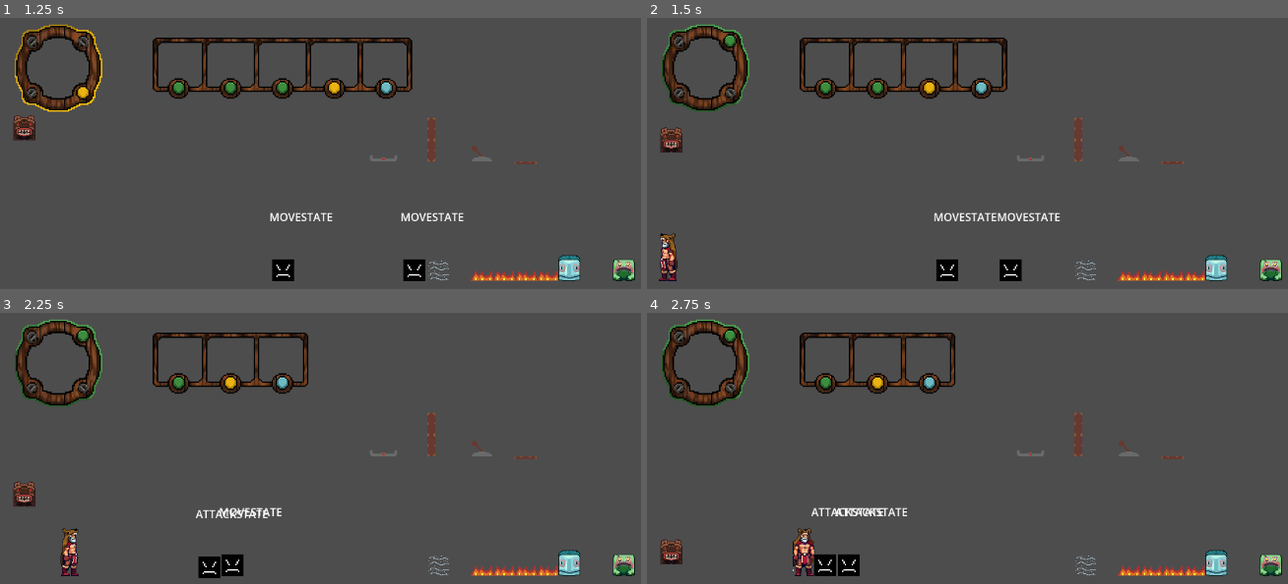
Above: before the commit, frames 1-4 (two rows, left to right).
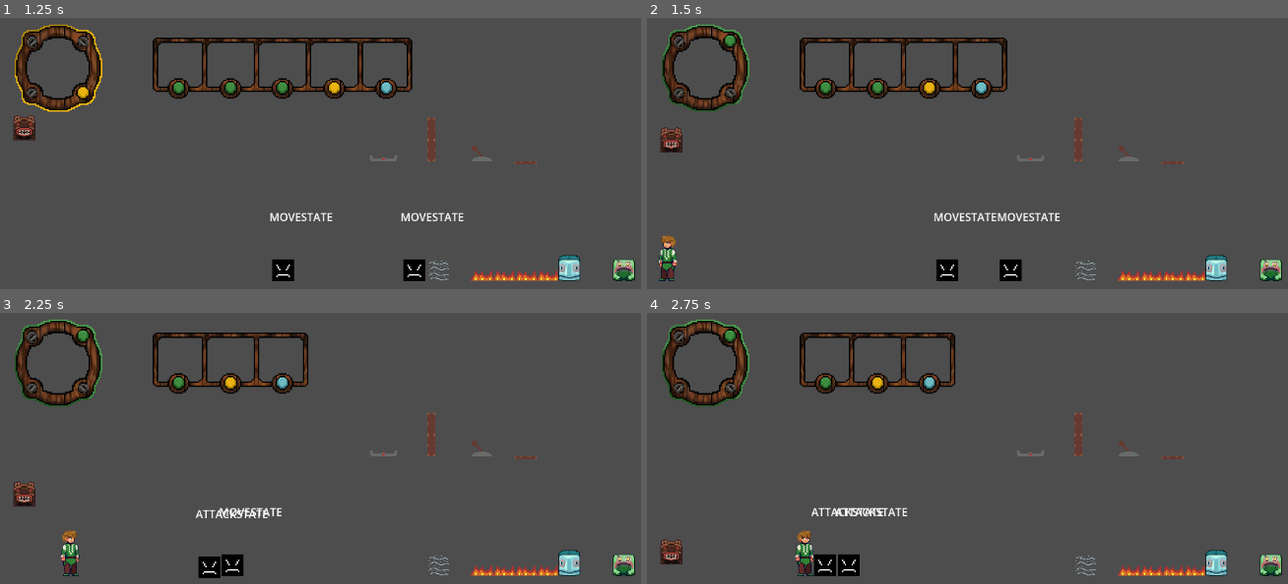
Above: after the commit, the same moments.

Repository: ButterM-40/BlitzWaveStudioGameJam70
Game: Godot game, scene res://Scenes/Tests/TestingCode.tscn
Same seed, same stepped clock (60 frames per second), same inputs: the game is played once before the commit and once after it. The engine's default icon, where the game draws it, is replaced by a stand-in: a white triangle on a blue panel in a dark square.
Inputs:
- Up to frame 1 (1.25 s): hold A (Right) from 0.53 s (still down); tap Space (Switch) at 0.6 s; tap W (Jump) at 0.77 s
- Up to frame 2 (1.5 s): keep holding A (Right); tap Space (Switch) at 1.35 s
- Up to frame 3 (2.25 s): tap W (Jump) at 1.52 s; release A (Right) at 2.03 s; hold D (Left) from 2.03 s (still down); tap Space (Switch) at 2.1 s
- Up to frame 4 (2.75 s): keep holding D (Left)

Frame 1 is identical in both runs. In frame 2, 0.4% of the frame differs, in the area x 1-5%, y 79-98%; in frame 3, 0.4%; in frame 4, 0.5%, in the area x 22-27%, y 79-98%.

Commit message:
Added Character animations and Freezed the owl

Diff:
--- /dev/null
+++ b/Art/frog_animation.tres
@@ -0,0 +1,70 @@
+[gd_resource type="SpriteFrames" load_steps=9 format=3 uid="uid://dshn8qb23el1p"]
+
+[ext_resource type="Texture2D" uid="uid://c7n120os23yu0" path="res://Art/Frog_Boi_A2.png" id="1_14sg7"]
+
+[sub_resource type="AtlasTexture" id="AtlasTexture_m6eb3"]
+atlas = ExtResource("1_14sg7")
+region = Rect2(0, 0, 96, 96)
+
+[sub_resource type="AtlasTexture" id="AtlasTexture_16fwv"]
+atlas = ExtResource("1_14sg7")
+region = Rect2(0, 0, 96, 96)
+
+[sub_resource type="AtlasTexture" id="AtlasTexture_lwtsr"]
+atlas = ExtResource("1_14sg7")
+region = Rect2(96, 0, 96, 96)
+
+[sub_resource type="AtlasTexture" id="AtlasTexture_r5v83"]
+atlas = ExtResource("1_14sg7")
+region = Rect2(192, 0, 96, 96)
+
+[sub_resource type="AtlasTexture" id="AtlasTexture_2he4h"]
+atlas = ExtResource("1_14sg7")
+region = Rect2(288, 0, 96, 96)
+
+[sub_resource type="AtlasTexture" id="AtlasTexture_5lmsk"]
+atlas = ExtResource("1_14sg7")
+region = Rect2(384, 0, 96, 96)
+
+[sub_resource type="AtlasTexture" id="AtlasTexture_6hf1f"]
+atlas = ExtResource("1_14sg7")
+region = Rect2(480, 0, 96, 96)
+
+[resource]
+animations = [{
+"frames": [{
+"duration": 1.0,
+"texture": SubResource("AtlasTexture_m6eb3")
+}],
+"loop": true,
+"name": &"idle",
+"speed": 5.0
+}, {
+"frames": [{
+"duration": 1.0,
+"texture": SubResource("AtlasTexture_16fwv")
+}],
+"loop": true,
+"name": &"jump",
+"speed": 5.0
+}, {
+"frames": [{
+"duration": 1.0,
+"texture": SubResource("AtlasTexture_lwtsr")
+}, {
+"duration": 1.0,
+"texture": SubResource("AtlasTexture_r5v83")
+}, {
+"duration": 1.0,
+"texture": SubResource("AtlasTexture_2he4h")
+}, {
+"duration": 1.0,
+"texture": SubResource("AtlasTexture_5lmsk")
+}, {
+"duration": 1.0,
+"texture": SubResource("AtlasTexture_6hf1f")
+}],
+"loop": true,
+"name": &"walk",
+"speed": 5.0
+}]
--- /dev/null
+++ b/Art/turtle_animation.tres
@@ -0,0 +1,84 @@
+[gd_resource type="SpriteFrames" load_steps=11 format=3 uid="uid://be55fdyu4jamo"]
+
+[ext_resource type="Texture2D" uid="uid://c3nqnt3f8ittl" path="res://Art/Turtle_Boi_AB2.png" id="1_a24ov"]
+
+[sub_resource type="AtlasTexture" id="AtlasTexture_qsrsm"]
+atlas = ExtResource("1_a24ov")
+region = Rect2(0, 0, 96, 96)
+
+[sub_resource type="AtlasTexture" id="AtlasTexture_j1e4d"]
+atlas = ExtResource("1_a24ov")
+region = Rect2(96, 0, 96, 96)
+
+[sub_resource type="AtlasTexture" id="AtlasTexture_2yjuv"]
+atlas = ExtResource("1_a24ov")
+region = Rect2(192, 0, 96, 96)
+
+[sub_resource type="AtlasTexture" id="AtlasTexture_h16py"]
+atlas = ExtResource("1_a24ov")
+region = Rect2(288, 0, 96, 96)
+
+[sub_resource type="AtlasTexture" id="AtlasTexture_53yu6"]
+atlas = ExtResource("1_a24ov")
+region = Rect2(0, 0, 96, 96)
+
+[sub_resource type="AtlasTexture" id="AtlasTexture_whvmx"]
+atlas = ExtResource("1_a24ov")
+region = Rect2(384, 0, 96, 96)
+
+[sub_resource type="AtlasTexture" id="AtlasTexture_ey7il"]
+atlas = ExtResource("1_a24ov")
+region = Rect2(480, 0, 96, 96)
+
+[sub_resource type="AtlasTexture" id="AtlasTexture_ifd0k"]
+atlas = ExtResource("1_a24ov")
+region = Rect2(576, 0, 96, 96)
+
+[sub_resource type="AtlasTexture" id="AtlasTexture_kemtp"]
+atlas = ExtResource("1_a24ov")
+region = Rect2(672, 0, 96, 96)
+
+[resource]
+animations = [{
+"frames": [{
+"duration": 1.0,
+"texture": SubResource("AtlasTexture_qsrsm")
+}, {
+"duration": 1.0,
+"texture": SubResource("AtlasTexture_j1e4d")
+}, {
+"duration": 1.0,
+"texture": SubResource("AtlasTexture_2yjuv")
+}, {
+"duration": 1.0,
+"texture": SubResource("AtlasTexture_h16py")
+}],
+"loop": true,
+"name": &"idle",
+"speed": 5.0
+}, {
+"frames": [{
+"duration": 1.0,
+"texture": SubResource("AtlasTexture_53yu6")
+}],
+"loop": true,
+"name": &"jump",
+"speed": 5.0
+}, {
+"frames": [{
+"duration": 1.0,
+"texture": SubResource("AtlasTexture_whvmx")
+}, {
+"duration": 1.0,
+"texture": SubResource("AtlasTexture_ey7il")
+}, {
+"duration": 1.0,
+"texture": SubResource("AtlasTexture_ifd0k")
+}, {
+"duration": 1.0,
+"texture": SubResource("AtlasTexture_kemtp")
+}],
+"loop": true,
+"name": &"walk",
+"speed": 5.0
+}]
--- a/Scenes/Tests/TestingCode.tscn
+++ b/Scenes/Tests/TestingCode.tscn
@@ -1,12 +1,16 @@
-[gd_scene load_steps=20 format=3 uid="uid://qyrk2vehw0i5"]
+[gd_scene load_steps=24 format=3 uid="uid://qyrk2vehw0i5"]
 
 [ext_resource type="PackedScene" uid="uid://dd6sd75s6hxi" path="res://UI/Totem/ui_totem_switch.tscn" id="1_w040g"]
 [ext_resource type="PackedScene" uid="uid://dafl5g2vd3si2" path="res://UI/Totem/bearUI.tscn" id="2_4mhg2"]
 [ext_resource type="PackedScene" uid="uid://rtwmkutoywa2" path="res://UI/Totem/eagleUI.tscn" id="3_fwmmh"]
 [ext_resource type="PackedScene" uid="uid://c0nwrc62exahc" path="res://UI/Totem/frogUI.tscn" id="4_ccfdp"]
 [ext_resource type="PackedScene" uid="uid://b63dqv1ntrl5d" path="res://UI/Totem/turtleUI.tscn" id="5_ux05h"]
+[ext_resource type="SpriteFrames" uid="uid://685sltxjoua6" path="res://Art/player_animation.tres" id="6_5dc67"]
 [ext_resource type="PackedScene" uid="uid://csgfoswkmgt1i" path="res://Scenes/player.tscn" id="6_pt727"]
+[ext_resource type="SpriteFrames" uid="uid://p3thu3ifg0hc" path="res://Art/owl_animations.tres" id="7_kw811"]
 [ext_resource type="Script" path="res://Scripts/OpenMenu.gd" id="7_to5tw"]
+[ext_resource type="SpriteFrames" uid="uid://dshn8qb23el1p" path="res://Art/frog_animation.tres" id="8_jkcjx"]
+[ext_resource type="SpriteFrames" uid="uid://be55fdyu4jamo" path="res://Art/turtle_animation.tres" id="9_1sonb"]
 [ext_resource type="PackedScene" uid="uid://dchmurl2h1fj0" path="res://Scenes/Totems/frog_totem.tscn" id="9_odwun"]
 [ext_resource type="PackedScene" uid="uid://m43r4sqbmowa" path="res://Scenes/Totems/owl_totem.tscn" id="11_oasu7"]
 [ext_resource type="PackedScene" uid="uid://daw6uheuqqt13" path="res://Scenes/Totems/turtle_totem.tscn" id="12_k2mi4"]
@@ -29,6 +33,7 @@
 
 [node name="UI Totem Switch" parent="." instance=ExtResource("1_w040g")]
 scene_array = Array[PackedScene]([ExtResource("2_4mhg2"), ExtResource("3_fwmmh"), ExtResource("4_ccfdp"), ExtResource("4_ccfdp"), ExtResource("4_ccfdp"), ExtResource("3_fwmmh"), ExtResource("5_ux05h")])
+animation_array = Array[SpriteFrames]([ExtResource("6_5dc67"), ExtResource("7_kw811"), ExtResource("8_jkcjx"), ExtResource("9_1sonb")])
 
 [node name="Camera2D" type="Camera2D" parent="."]
 
--- a/Scenes/Totems/owl_totem.tscn
+++ b/Scenes/Totems/owl_totem.tscn
@@ -9,6 +9,7 @@
 
 [node name="OwlTotem" instance=ExtResource("1_ofw7e")]
 gravity_scale = 0.0
+freeze = true
 script = ExtResource("2_0ix03")
 
 [node name="AnimatedSprite2D" parent="." index="1"]
--- a/UI/Totem/ui_totem_switch.gd
+++ b/UI/Totem/ui_totem_switch.gd
@@ -43,13 +43,13 @@
 				playerFrame = animation_array[0]
 			elif scene_array[1].instantiate().name == 'FrogUi':
 				player.character = player.Character.GAAGII
-				playerFrame = animation_array[0]
+				playerFrame = animation_array[2]
 			elif scene_array[1].instantiate().name == 'EagleUi':
 				playerFrame = animation_array[1]
 				player.character = player.Character.AHULI
 			elif scene_array[1].instantiate().name == 'TurtleUi':
 				player.character = player.Character.TATONGA
-				playerFrame = animation_array[0]
+				playerFrame = animation_array[3]
 		delete_all_children()
 
 		#Current Location
Binary file added: Art/Frog_Boi_A2.png
Not shown, added: Art/Frog_Boi_A2.png.import
Binary file added: Art/Turtle_Boi_AB2.png
Not shown, added: Art/Turtle_Boi_AB2.png.import
Not shown: 1 places in Art/owl_animations.tres that only renumber resources
